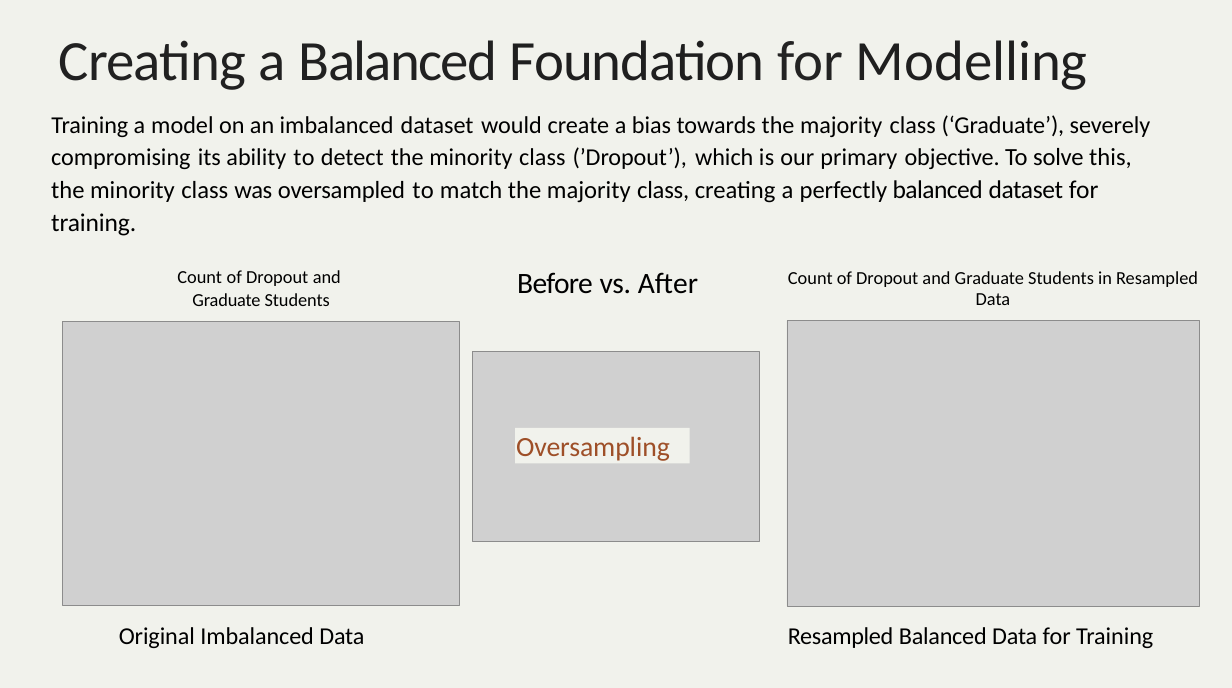
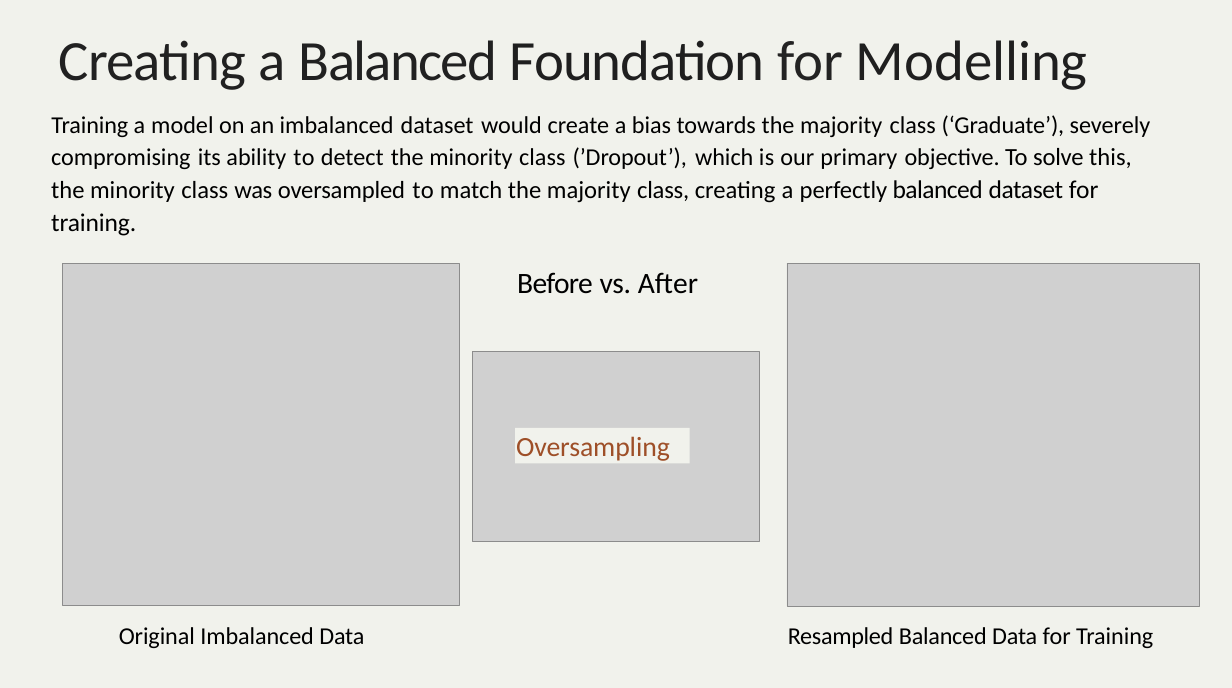
Before and after one commit to jmr-enola/AIM-AI-ML-Capstone-Project, a slide deck: slide 5 of presentations/Technical Presentation.pptx. Drawn at 1232x688 pixels with LibreOffice and Linux fonts; fonts in the diff are those of the drawing; grey boxes stand for pictures. Boxes give left, top, right and bottom in pixels: in the first picture for what was removed or moved away, otherwise in the second. Text is boxed around its words. In the diff, an @@ line names an element or a change of style, - is before the commit and + after.

```diff
--- a/presentations/Technical Presentation.pptx
+++ b/presentations/Technical Presentation.pptx
@@ picture: place and size @@
-picture at (63, 321, 458, 605)
+picture at (63, 263, 458, 605)
@@ picture: place and size @@
-picture at (787, 320, 1200, 606)
+picture at (787, 263, 1200, 606)
@@ text removed at (177, 270, 341, 306) @@
-Count of Dropout and
-Graduate Students
@@ text removed at (788, 271, 1198, 305) @@
-Count of Dropout and Graduate Students in Resampled Data
```
Also in this commit, not shown: 3 other files.
